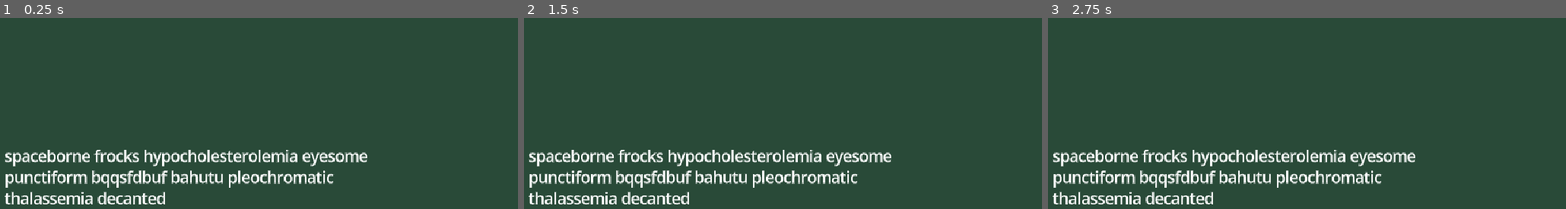
Above: before the commit, frames 1-3 (left to right).
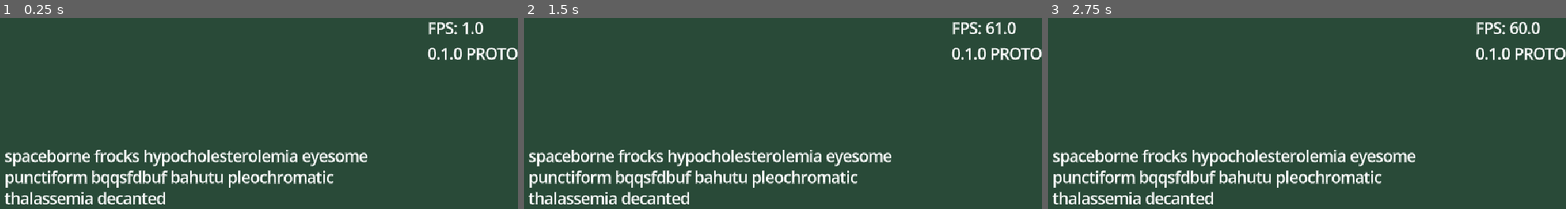
Above: after the commit, the same moments.

Repository: ollyfryguy/Keyboard-Casting
Game: Godot game, scene res://src/game_root.tscn
Two runs of this game, one before a commit and one after it. Both use one fixed random seed, a clock stepped at 60 frames per second and the inputs below.
Inputs:
- Up to frame 1 (0.25 s): no input
- Up to frame 2 (1.5 s): tap Enter at 0.5 s; tap Backspace at 0.6, 1.35 s
- Up to frame 3 (2.75 s): tap Space at 2 s; tap Backspace at 2.1 s

The runs differ from the first frame. In frame 1, 0.9% of the frame differs, in the area x 82-100%, y 1-23%; in frame 2, 0.9%; in frame 3, 0.9%.

Commit message:
Debug Information Display

Diff:
--- a/new-game-project/project.godot
+++ b/new-game-project/project.godot
@@ -11,6 +11,7 @@
 [application]
 
 config/name="Keyboard Casting"
+config/version="0.1.0 PROTO"
 run/main_scene="uid://n522hlur74eg"
 config/features=PackedStringArray("4.7", "Forward Plus")
 run/max_fps=120
@@ -32,6 +33,7 @@
 window/size/window_height_override=740
 window/stretch/mode="canvas_items"
 window/stretch/scale_mode="integer"
+window/vsync/vsync_mode=0
 
 [gui]
 
--- a/new-game-project/src/UI/Scenes/DebugText.tscn
+++ b/new-game-project/src/UI/Scenes/DebugText.tscn
@@ -1,17 +1,24 @@
 [gd_scene format=3 uid="uid://dirugc5d2d5ts"]
 
-[node name="Control" type="Control" unique_id=530217797]
+[ext_resource type="Script" uid="uid://p52w1cgbu2md" path="res://src/UI/Scenes/DebugTextOverlay.gd" id="1_x4d8l"]
+
+[node name="DebugText" type="Control" unique_id=530217797]
 layout_mode = 3
 anchors_preset = 15
 anchor_right = 1.0
 anchor_bottom = 1.0
 grow_horizontal = 2
 grow_vertical = 2
+script = ExtResource("1_x4d8l")
 
 [node name="MarginContainer" type="MarginContainer" parent="." unique_id=175202913]
-layout_mode = 0
-offset_right = 40.0
-offset_bottom = 40.0
+layout_mode = 1
+anchors_preset = 1
+anchor_left = 1.0
+anchor_right = 1.0
+offset_left = -62.0
+offset_bottom = 77.0
+grow_horizontal = 0
 
 [node name="VBoxContainer" type="VBoxContainer" parent="MarginContainer" unique_id=2015099450]
 layout_mode = 2
--- /dev/null
+++ b/new-game-project/src/UI/Scenes/DebugTextOverlay.gd
@@ -0,0 +1,22 @@
+extends Control
+
+const VERSION_SETTING : String = "application/config/version"
+
+@onready var FPSLabel : Label = $MarginContainer/VBoxContainer/FPSLabel
+@onready var VersionInfo : Label = $MarginContainer/VBoxContainer/VersionInfo
+
+
+# Called when the node enters the scene tree for the first time.
+func _ready() -> void:
+	addVersionToInfoLabel()
+	pass # Replace with function body.
+
+
+# Called every frame. 'delta' is the elapsed time since the previous frame.
+func _process(_delta: float) -> void:
+	FPSLabel.text = "FPS: " + str(Engine.get_frames_per_second())
+	pass
+
+func addVersionToInfoLabel() -> void:
+	var versionStr : String = ProjectSettings.get_setting(VERSION_SETTING)
+	VersionInfo.text += versionStr
--- a/new-game-project/src/game_root.tscn
+++ b/new-game-project/src/game_root.tscn
@@ -7,8 +7,9 @@
 [ext_resource type="PackedScene" uid="uid://cu2v7qsj8wd4g" path="res://src/Scenes/shift_modifier.tscn" id="4_qklge"]
 [ext_resource type="PackedScene" uid="uid://dgp6x73y6glnr" path="res://src/Scenes/input_parser.tscn" id="4_ysr3r"]
 [ext_resource type="Script" uid="uid://c87wputawshem" path="res://src/HUDManager.gd" id="6_r6ny6"]
-[ext_resource type="PackedScene" uid="uid://bwi1yusykbeaq" path="res://src/UI/Scenes/background.tscn" id="7_u4b5u"]
+[ext_resource type="PackedScene" uid="uid://bwi1yusykbeaq" path="res://src/UI/Scenes/Background.tscn" id="7_u4b5u"]
 [ext_resource type="PackedScene" uid="uid://dhn80q08u3a5y" path="res://src/UI/Scenes/TextDisplay.tscn" id="9_kbwrr"]
+[ext_resource type="PackedScene" uid="uid://dirugc5d2d5ts" path="res://src/UI/Scenes/DebugText.tscn" id="10_bbsdl"]
 
 [node name="GameRoot" type="Node" unique_id=761752279]
 process_mode = 3
@@ -78,10 +79,16 @@
 
 [node name="DebugLayer" type="CanvasLayer" parent="." unique_id=808381120]
 process_mode = 3
+layer = 250
 
 [node name="DebugRoot" type="Control" parent="DebugLayer" unique_id=118019566]
 layout_mode = 3
-anchors_preset = 0
-offset_right = 40.0
-offset_bottom = 40.0
+anchors_preset = 15
+anchor_right = 1.0
+anchor_bottom = 1.0
+grow_horizontal = 2
+grow_vertical = 2
 mouse_filter = 2
+
+[node name="DebugText" parent="DebugLayer/DebugRoot" unique_id=530217797 instance=ExtResource("10_bbsdl")]
+layout_mode = 1
Not shown, added: new-game-project/src/UI/Scenes/DebugTextOverlay.gd.uid
